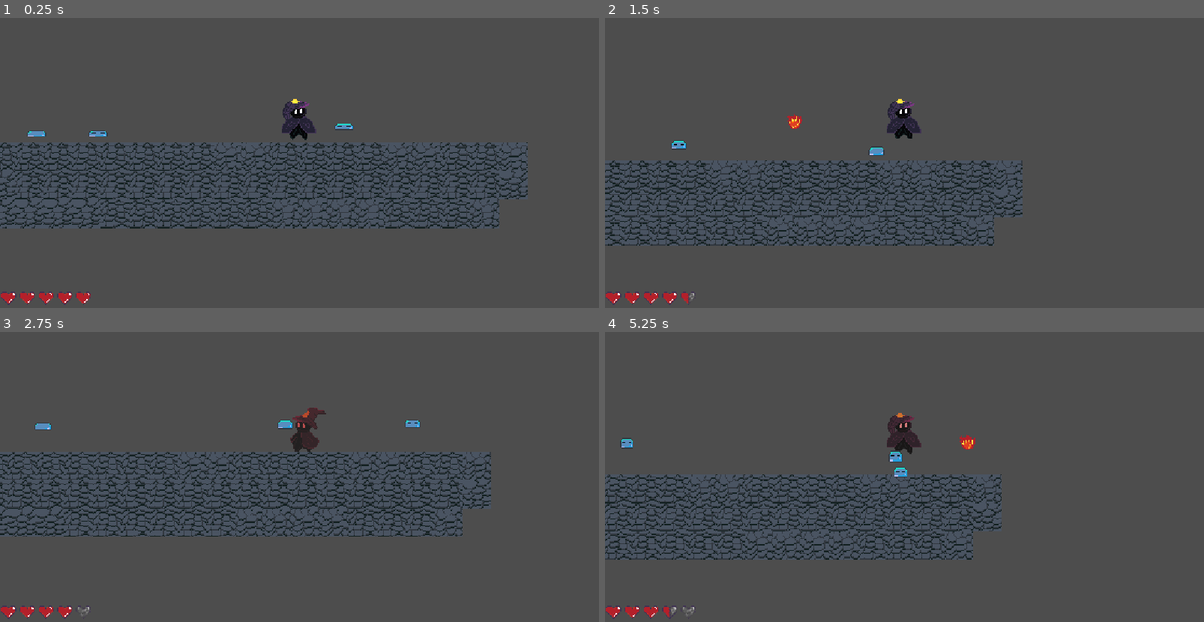
Above: before the commit, frames 1-4 (two rows, left to right).
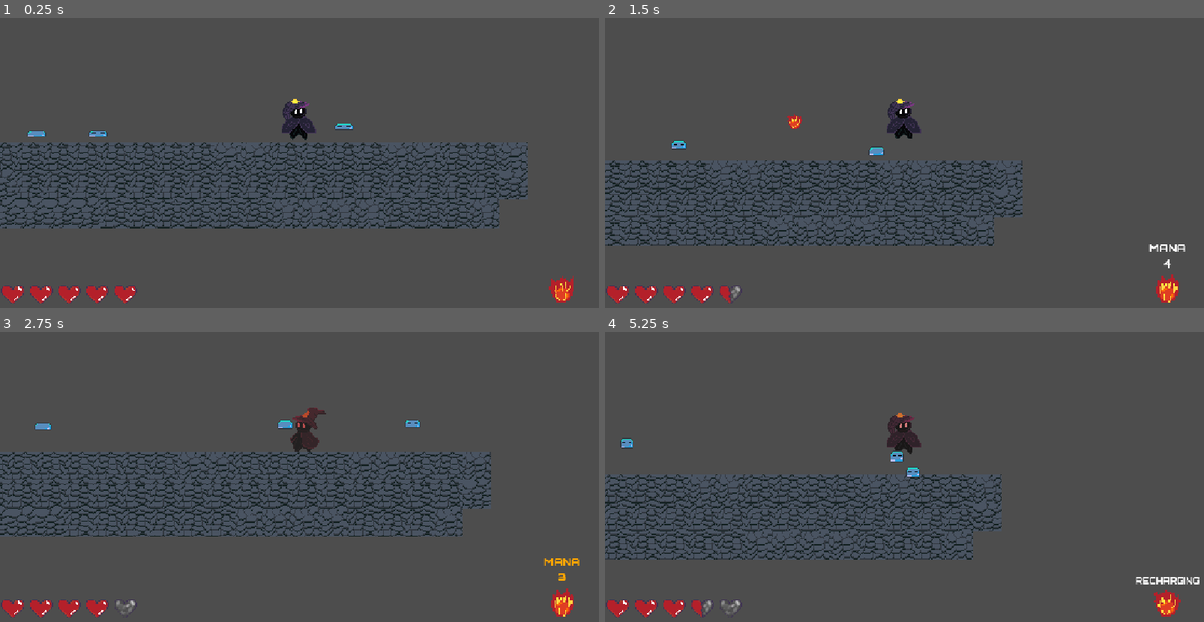
Above: after the commit, the same moments.

Repository: F2sh-F2sh/compProject
Game: Godot game, scene res://scenes/TestingPlayerMovement.tscn
Same seed, same stepped clock (60 frames per second), same inputs: the game is played once before the commit and once after it.
Inputs (mouse positions are in pixels of both pictures, inside the frame that each line leads up to):
- Up to frame 1 (0.25 s): no input
- Up to frame 2 (1.5 s): tap Enter at 0.5 s; move the mouse to (1036, 122) at 0.52 s; hold D (move_right) from 0.53 s (still down); click (1036, 122) at 0.6 s; tap Space (jump) at 0.77 s; move the mouse to (784, 157) at 1.27 s; click (784, 157) at 1.35 s
- Up to frame 3 (2.75 s): tap Space (jump) at 1.52 s; move the mouse to (359, 378) at 2.02 s; release D (move_right) at 2.03 s; hold A (move_left) from 2.03 s (still down); hold Shift (sprint) from 2.03 s (still down); click (359, 378) at 2.3 s
- Up to frame 4 (5.25 s): move the mouse to (874, 520) at 2.77 s; release A (move_left) at 2.78 s; release Shift (sprint) at 2.78 s; hold D (move_right) 2.78-4.28 s; click (874, 520) at 2.85 s; tap Space (jump) at 3.02, 3.77, 4.52 s; move the mouse to (1084, 503) at 3.52 s; click (1084, 503) at 3.6 s; tap R (reload, bound only after the commit) at 4.15 s; move the mouse to (724, 401) at 4.27 s; hold A (move_left) 4.28-5.03 s; tap Shift (sprint) at 4.35 s; click (724, 401) at 4.55 s; move the mouse to (934, 453) at 5.02 s; hold D (move_right) from 5.03 s (still down); click (934, 453) at 5.1 s

The runs differ from the first frame. In frame 1, 1.2% of the frame differs, in the area x 0-96%, y 88-99%; in frame 2, 1.3%; in frame 3, 1.2%; in frame 4, 1.5%, in the area x 0-100%, y 35-99%.

Commit message:
Mana and reload

Diff:
--- /dev/null
+++ b/ammo_ui.gd
@@ -0,0 +1,70 @@
+extends CanvasLayer
+
+@onready var ammo_label = $Control/AmmoCounter
+@onready var reload_circle = $Control/ReloadCircle
+@onready var reload_label = $Control/ReloadLabel
+@onready var fireball_icon: AnimatedSprite2D = $Control/FireballIcon
+
+var previous_ammo := -1
+
+func _ready():
+	add_to_group("ammo_ui")
+
+	fireball_icon.play("FireBall")
+
+	# Wizard-themed text
+	reload_label.text = "RECHARGING"
+
+func update_display(
+	current_ammo: int,
+	max_ammo: int,
+	reloading: bool,
+	progress: float
+):
+	# Pulse when ammo changes
+	if current_ammo != previous_ammo:
+		pulse_ammo()
+		previous_ammo = current_ammo
+
+	if reloading:
+
+		ammo_label.visible = false
+
+		reload_label.visible = true
+		reload_circle.visible = true
+
+		reload_circle.value = progress * 100.0
+
+	else:
+
+		reload_label.visible = false
+		reload_circle.visible = false
+
+		ammo_label.visible = true
+		ammo_label.text = "MANA\n" + str(current_ammo)
+
+		# Color based on ammo amount
+		var percent := float(current_ammo) / float(max_ammo)
+
+		if percent > 0.6:
+			ammo_label.modulate = Color.WHITE
+
+		elif percent > 0.3:
+			ammo_label.modulate = Color(1.0, 0.65, 0.0) # Orange
+
+		else:
+			ammo_label.modulate = Color(1.0, 0.2, 0.2) # Red
+
+
+func pulse_ammo():
+
+	ammo_label.scale = Vector2.ONE * 1.25
+
+	var tween = create_tween()
+
+	tween.tween_property(
+		ammo_label,
+		"scale",
+		Vector2.ONE,
+		0.15
+	)
--- a/project.godot
+++ b/project.godot
@@ -49,6 +49,11 @@
 "events": [Object(InputEventKey,"resource_local_to_scene":false,"resource_name":"","device":-1,"window_id":0,"alt_press …(195 unchanged characters)…
 ]
 }
+reload={
+"deadzone": 0.2,
+"events": [Object(InputEventKey,"resource_local_to_scene":false,"resource_name":"","device":-1,"window_id":0,"alt_pressed":false,"shift_pressed":false,"ctrl_pressed":false,"meta_pressed":false,"pressed":false,"keycode":0,"physical_keycode":82,"key_label":0,"unicode":114,"location":0,"echo":false,"script":null)
+]
+}
 
 [layer_names]
 
--- a/scenes/TestingPlayerMovement.tscn
+++ b/scenes/TestingPlayerMovement.tscn
@@ -5,6 +5,7 @@
 [ext_resource type="PackedScene" uid="uid://j5iekpv0n2v4" path="res://scenes/slime.tscn" id="2_wr0bk"]
 [ext_resource type="PackedScene" uid="uid://bdrl0xcn0b4aa" path="res://scenes/death_screen.tscn" id="4_akt5k"]
 [ext_resource type="PackedScene" uid="uid://br3pry1hhjl3j" path="res://scenes/hud.tscn" id="5_pjsr6"]
+[ext_resource type="PackedScene" uid="uid://ba7s5y6fc2bel" path="res://scenes/ammo_ui.tscn" id="6_e3os6"]
 
 [sub_resource type="TileSetAtlasSource" id="TileSetAtlasSource_pjsr6"]
 texture = ExtResource("2_700nr")
@@ -68,3 +69,5 @@
 [node name="DeathScreen" parent="DeathUI" unique_id=905570687 instance=ExtResource("4_akt5k")]
 
 [node name="HUD" parent="." unique_id=1164875932 instance=ExtResource("5_pjsr6")]
+
+[node name="AmmoUI" parent="." unique_id=1170242058 instance=ExtResource("6_e3os6")]
--- /dev/null
+++ b/scenes/ammo_ui.tscn
@@ -0,0 +1,101 @@
+[gd_scene format=3 uid="uid://ba7s5y6fc2bel"]
+
+[ext_resource type="Script" uid="uid://wtrotedg5y3h" path="res://ammo_ui.gd" id="1_mn4om"]
+[ext_resource type="Texture2D" uid="uid://cewqixivw8vtl" path="res://assets/Magic/FireBall.png" id="2_2rc0n"]
+[ext_resource type="FontFile" uid="uid://d4dwis51yqpwv" path="res://assets/Text/Orbitron-Black.ttf" id="2_w66j0"]
+[ext_resource type="FontFile" uid="uid://bs43cjrckvydm" path="res://assets/Text/Orbitron-ExtraBold.ttf" id="4_w66j0"]
+
+[sub_resource type="AtlasTexture" id="AtlasTexture_qhfg7"]
+atlas = ExtResource("2_2rc0n")
+region = Rect2(0, 0, 32, 32)
+
+[sub_resource type="AtlasTexture" id="AtlasTexture_w66j0"]
+atlas = ExtResource("2_2rc0n")
+region = Rect2(32, 0, 32, 32)
+
+[sub_resource type="AtlasTexture" id="AtlasTexture_lng6j"]
+atlas = ExtResource("2_2rc0n")
+region = Rect2(64, 0, 32, 32)
+
+[sub_resource type="AtlasTexture" id="AtlasTexture_m66v7"]
+atlas = ExtResource("2_2rc0n")
+region = Rect2(96, 0, 32, 32)
+
+[sub_resource type="AtlasTexture" id="AtlasTexture_l6kos"]
+atlas = ExtResource("2_2rc0n")
+region = Rect2(128, 0, 32, 32)
+
+[sub_resource type="AtlasTexture" id="AtlasTexture_i2lej"]
+atlas = ExtResource("2_2rc0n")
+region = Rect2(160, 0, 32, 32)
+
+[sub_resource type="SpriteFrames" id="SpriteFrames_os5e7"]
+animations = [{
+"frames": [{
+"duration": 1.0,
+"texture": SubResource("AtlasTexture_qhfg7")
+}, {
+"duration": 1.0,
+"texture": SubResource("AtlasTexture_w66j0")
+}, {
+"duration": 1.0,
+"texture": SubResource("AtlasTexture_lng6j")
+}, {
+"duration": 1.0,
+"texture": SubResource("AtlasTexture_m66v7")
+}, {
+"duration": 1.0,
+"texture": SubResource("AtlasTexture_l6kos")
+}, {
+"duration": 1.0,
+"texture": SubResource("AtlasTexture_i2lej")
+}],
+"loop": 1,
+"name": &"FireBall",
+"speed": 20.0
+}]
+
+[node name="AmmoUI" type="CanvasLayer" unique_id=1170242058]
+script = ExtResource("1_mn4om")
+
+[node name="Control" type="Control" parent="." unique_id=972067805]
+layout_mode = 3
+anchors_preset = 15
+anchor_right = 1.0
+anchor_bottom = 1.0
+grow_horizontal = 2
+grow_vertical = 2
+
+[node name="AmmoCounter" type="Label" parent="Control" unique_id=1663137311]
+layout_mode = 0
+offset_left = 1045.0
+offset_top = 519.0
+offset_right = 1085.0
+offset_bottom = 545.0
+theme_override_fonts/font = ExtResource("2_w66j0")
+theme_override_font_sizes/font_size = 20
+horizontal_alignment = 1
+
+[node name="ReloadCircle" type="TextureProgressBar" parent="Control" unique_id=1355494804]
+layout_mode = 0
+offset_left = 1101.0
+offset_top = 572.0
+offset_right = 1141.0
+offset_bottom = 612.0
+
+[node name="FireballIcon" type="AnimatedSprite2D" parent="Control" unique_id=1916549948]
+position = Vector2(1082, 622)
+scale = Vector2(2.99, 2.99)
+sprite_frames = SubResource("SpriteFrames_os5e7")
+animation = &"FireBall"
+autoplay = "FireBall"
+
+[node name="ReloadLabel" type="Label" parent="Control" unique_id=154734360]
+visible = false
+layout_mode = 0
+offset_left = 1019.0
+offset_top = 558.0
+offset_right = 1121.0
+offset_bottom = 581.0
+theme_override_fonts/font = ExtResource("4_w66j0")
+text = "Recharging"
--- a/scenes/hud.tscn
+++ b/scenes/hud.tscn
@@ -20,6 +20,8 @@
 anchors_preset = 2
 anchor_top = 1.0
 anchor_bottom = 1.0
-offset_top = -40.0
+offset_top = -57.099976
 offset_right = 40.0
+offset_bottom = -17.099976
 grow_vertical = 0
+scale = Vector2(1.5, 1.5)
--- a/scripts/player.gd
+++ b/scripts/player.gd
@@ -2,6 +2,12 @@
 
 @export var fireball_scene: PackedScene
 @export var hurtbox: Hurtbox
+
+const MAX_AMMO := 6
+const RELOAD_TIME := 2.0
+var current_ammo := MAX_AMMO
+var is_reloading := false
+var reload_progress := 0.0
 
 const SPEED = 130.0
 const SPRINT_SPEED = 220.0
@@ -38,6 +44,10 @@
 	update_ui_hearts.call_deferred()
 
 func shoot_fireball() -> void:
+	if current_ammo <= 0:
+		return
+	if is_reloading:
+		return
 	if fireball_scene == null:
 		return
 
@@ -65,6 +75,10 @@
 	fireball.direction = dir
 
 	get_tree().current_scene.add_child(fireball)
+	current_ammo -= 1
+	update_ammo_ui()
+	if current_ammo <= 0:
+		start_reload()
 
 
 func take_damage(amount: int = 1) -> void:
@@ -125,6 +139,21 @@
 
 func _physics_process(delta: float) -> void:
 
+	if is_reloading:
+		reload_progress += delta
+
+		update_ammo_ui()
+
+	if reload_progress >= RELOAD_TIME:
+		current_ammo = MAX_AMMO
+		is_reloading = false
+		reload_progress = 0.0
+
+		update_ammo_ui()
+
+	if Input.is_action_just_pressed("reload"):
+		start_reload()
+
 	# -------------------------
 	# SHOOTING
 	# -------------------------
@@ -279,3 +308,31 @@
 
 		animated_sprite.speed_scale = 1.0
 		animated_sprite.play("jump")
+
+func start_reload():
+	if is_reloading:
+		return
+
+	if current_ammo == MAX_AMMO:
+		return
+
+	is_reloading = true
+	reload_progress = 0.0
+
+	update_ammo_ui()
+
+func update_ammo_ui():
+	var ammo_ui = get_tree().get_first_node_in_group("ammo_ui")
+
+	if ammo_ui:
+		var percent := 0.0
+
+		if is_reloading:
+			percent = reload_progress / RELOAD_TIME
+
+		ammo_ui.update_display(
+			current_ammo,
+			MAX_AMMO,
+			is_reloading,
+			percent
+		)
Not shown, added: ammo_ui.gd.uid
Binary file added: assets/Text/Orbitron-Black.ttf
Not shown, added: assets/Text/Orbitron-Black.ttf.import
Binary file added: assets/Text/Orbitron-Bold.ttf
Not shown, added: assets/Text/Orbitron-Bold.ttf.import
Binary file added: assets/Text/Orbitron-ExtraBold.ttf
Not shown, added: assets/Text/Orbitron-ExtraBold.ttf.import
Binary file added: assets/Text/Orbitron-Medium.ttf
Not shown, added: assets/Text/Orbitron-Medium.ttf.import
Binary file added: assets/Text/Orbitron-Regular.ttf
Not shown, added: assets/Text/Orbitron-Regular.ttf.import
Binary file added: assets/Text/Orbitron-SemiBold.ttf
(and 3 more such lines)
